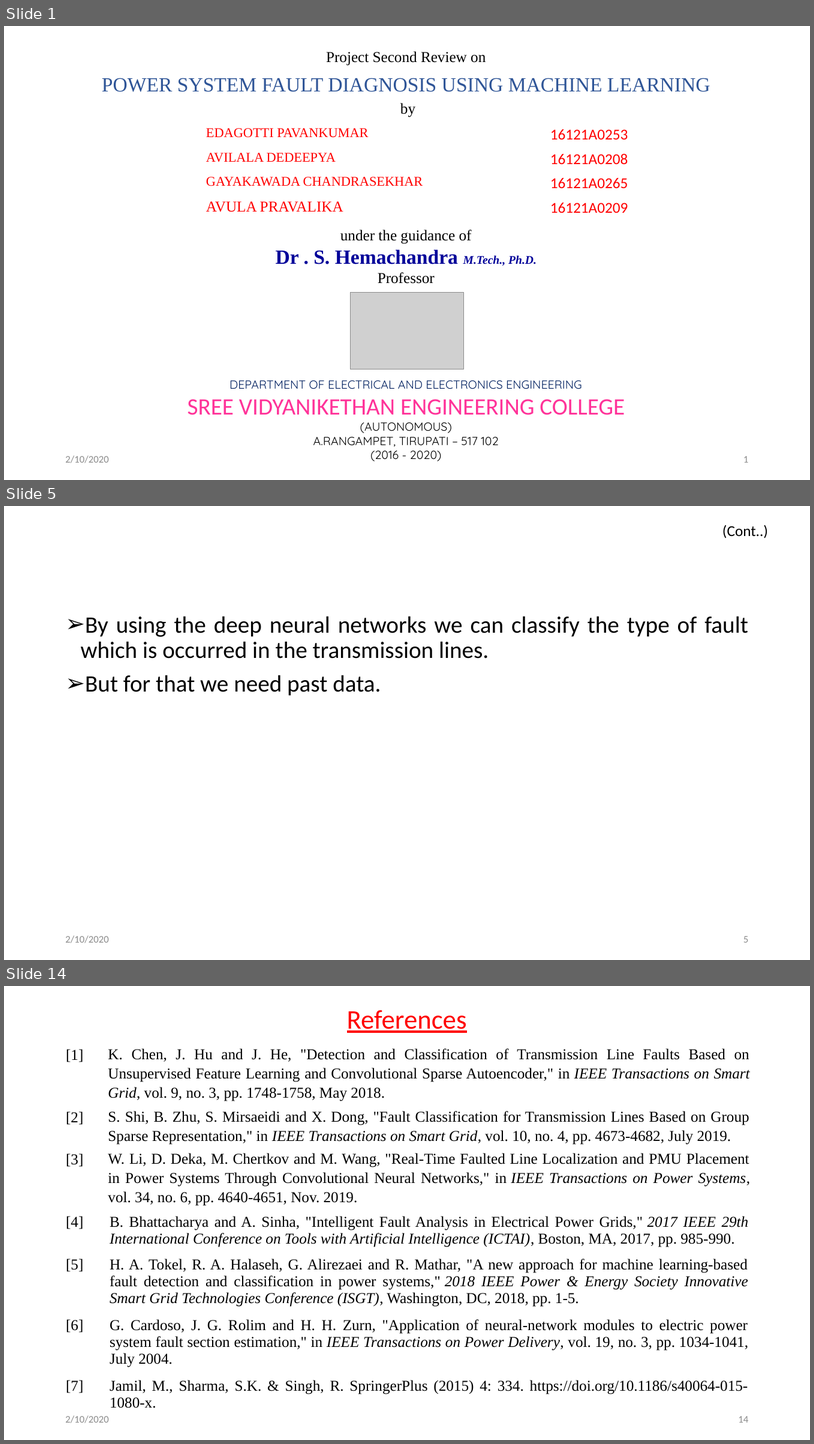
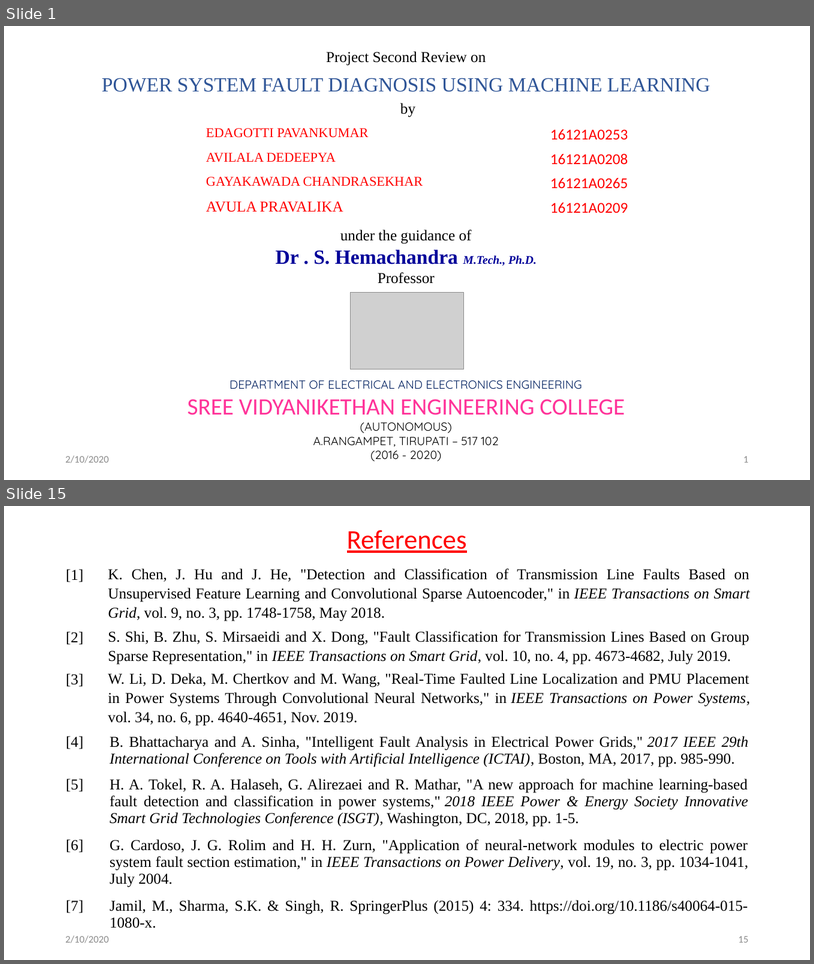
Before and after one commit to svec-final-year-project-eee/Project, a slide deck: Reviews/second review/Second Oral Presentation.pptx. Shown one above the other, each under a label of ours: slides 1, 5 and 14 before the commit, slides 1 and 15 after it; the slides between them are not shown. The pictures are 814x1444 and 814x964 pixels, drawn with LibreOffice and Linux fonts; fonts in the diff are those of the drawing; grey boxes stand for pictures. Boxes give left, top, right and bottom in pixels: in the first picture for what was removed or moved away, otherwise in the second. Text is boxed around its words. In the diff, an @@ line names an element or a change of style, - is before the commit and + after.

```diff
--- a/Reviews/second review/Second Oral Presentation.pptx
+++ b/Reviews/second review/Second Oral Presentation.pptx
@@ slide 5 removed at [4,506,810,960], background #FFFFFF @@
@@ text removed at [723,525,768,538] @@
-(Cont..)
@@ text removed at [81,616,749,696] @@
-➢ By using the deep neural networks we can classify the type of fault which is occurred in the transmission lines.
-➢ But for that we need past data.
@@ text removed at [65,935,108,943] @@
-2/10/2020
@@ page number removed at [744,936,749,942] @@
-5
@@ what was slide 14 is now slide 15 @@
@@ page number at [738,936,749,942]: text changed @@
-14
+15
```
Also in this commit, not shown: 11 slides changed, 2 slides added, 1 other file.
